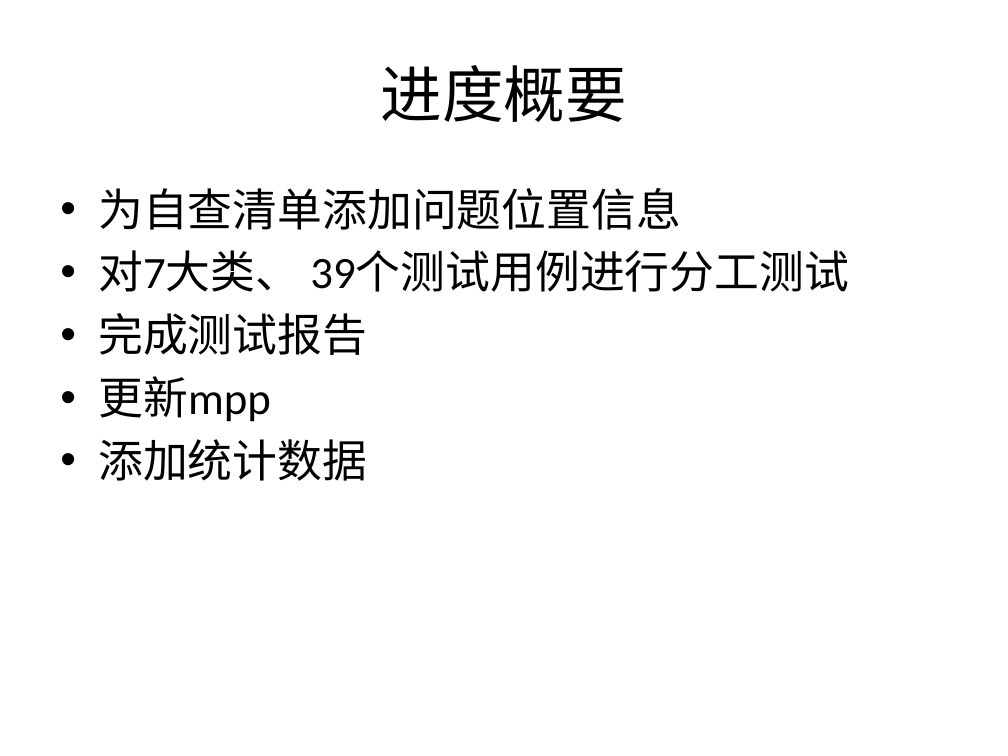
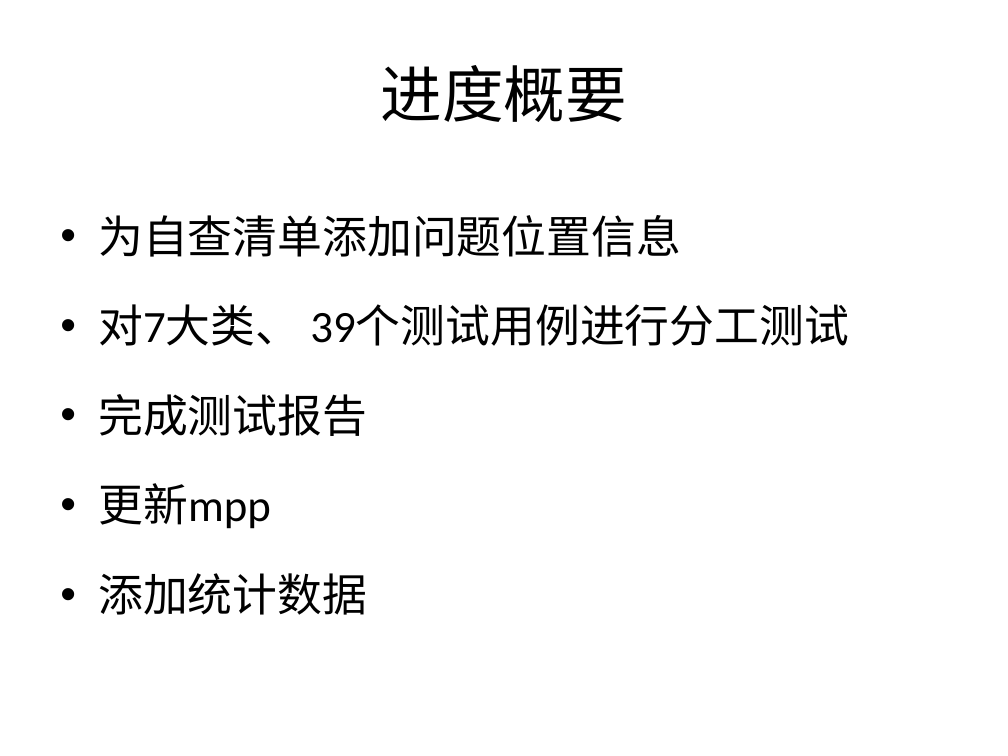
Before and after one commit to bhsei/16TeamC, a slide deck: slide 2 of 2.项目PPT/第十三周进度.pptx. Drawn at 1008x756 pixels with LibreOffice and Linux fonts; fonts in the diff are those of the drawing. Boxes give left, top, right and bottom in pixels: in the first picture for what was removed or moved away, otherwise in the second. Text is boxed around its words. In the diff, an @@ line names an element or a change of style, - is before the commit and + after.

Commit message:
12-更新PPT和测试报告

```diff
--- a/2.项目PPT/第十三周进度.pptx
+++ b/2.项目PPT/第十三周进度.pptx
@@ text "为自查清单添加问题位置信息" at (98,215,848,615): line spacing 1 to 1.5 @@
```
Also in this commit, not shown: 3 other slides changed, 1 other file.
